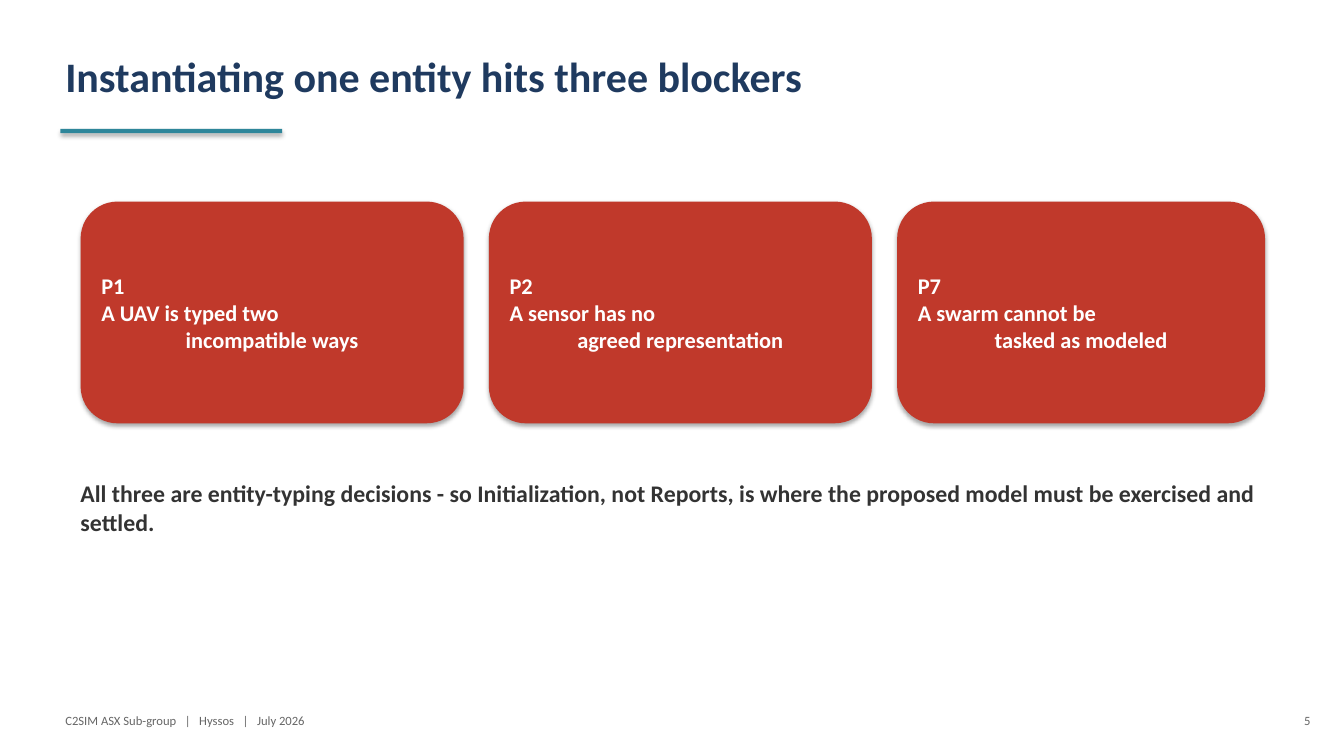
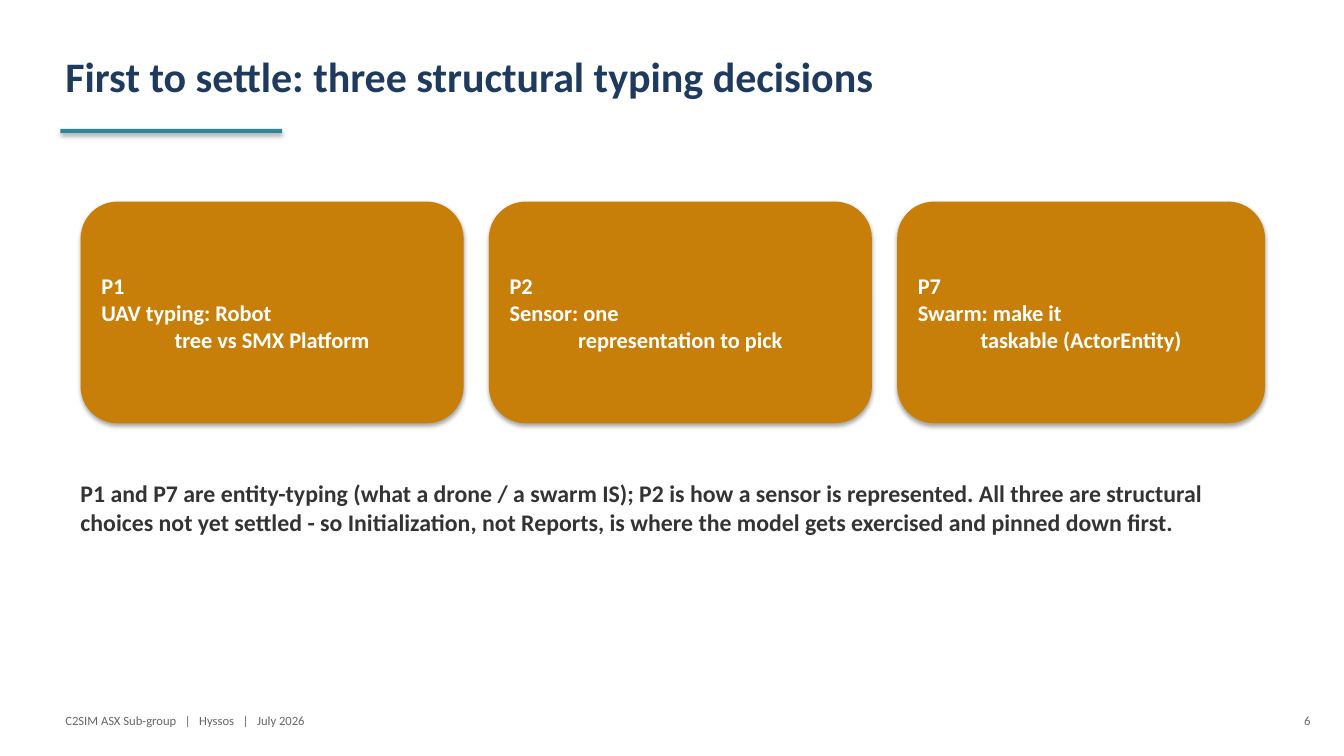
Before and after one commit to hyssostech/C2SIMArtifacts, a slide deck: slide 6 of Subgroups/ASX/InstantiationReview/ASX-Instantiation-Findings.pptx (slide 5 before the commit). Drawn at 1344x756 pixels with LibreOffice and Linux fonts; fonts in the diff are those of the drawing. Boxes give left, top, right and bottom in pixels: in the first picture for what was removed or moved away, otherwise in the second. Text is boxed around its words. In the diff, an @@ line names an element or a change of style, - is before the commit and + after.

```diff
--- a/Subgroups/ASX/InstantiationReview/ASX-Instantiation-Findings.pptx
+++ b/Subgroups/ASX/InstantiationReview/ASX-Instantiation-Findings.pptx
@@ text at box(65, 62, 873, 99): text changed @@
-Instantiating one entity hits three blockers
+First to settle: three structural typing decisions
@@ fill #C0392B to #C87F0A in 3 elements at box(489, 202, 872, 423), box(897, 202, 1265, 423), box(81, 202, 464, 423) @@
@@ text in rounded rectangle at box(101, 279, 369, 348): text changed @@
-P1
-A UAV is typed two
-incompatible ways
+P1
+UAV typing: Robot
+tree vs SMX Platform
@@ text in rounded rectangle at box(510, 279, 783, 352): text changed @@
-P2
-A sensor has no
-agreed representation
+P2
+Sensor: one
+representation to pick
@@ text in rounded rectangle at box(918, 279, 1181, 352): text changed @@
-P7
-A swarm cannot be
-tasked as modeled
+P7
+Swarm: make it
+taskable (ActorEntity)
@@ text at box(80, 484, 1201, 535): text changed @@
-All three are entity-typing decisions - so Initialization, not Reports, is where the proposed model must be exercised and settled.
+P1 and P7 are entity-typing (what a drone / a swarm IS); P2 is how a sensor is represented. All three are structural choices not yet settled - so Initialization, not Reports, is where the model gets exercised and pinned down first.
@@ text at box(1304, 716, 1310, 725): text changed @@
-5
+6
```
Also in this commit, not shown: 18 other slides changed, 2 slides added, 13 other files.
